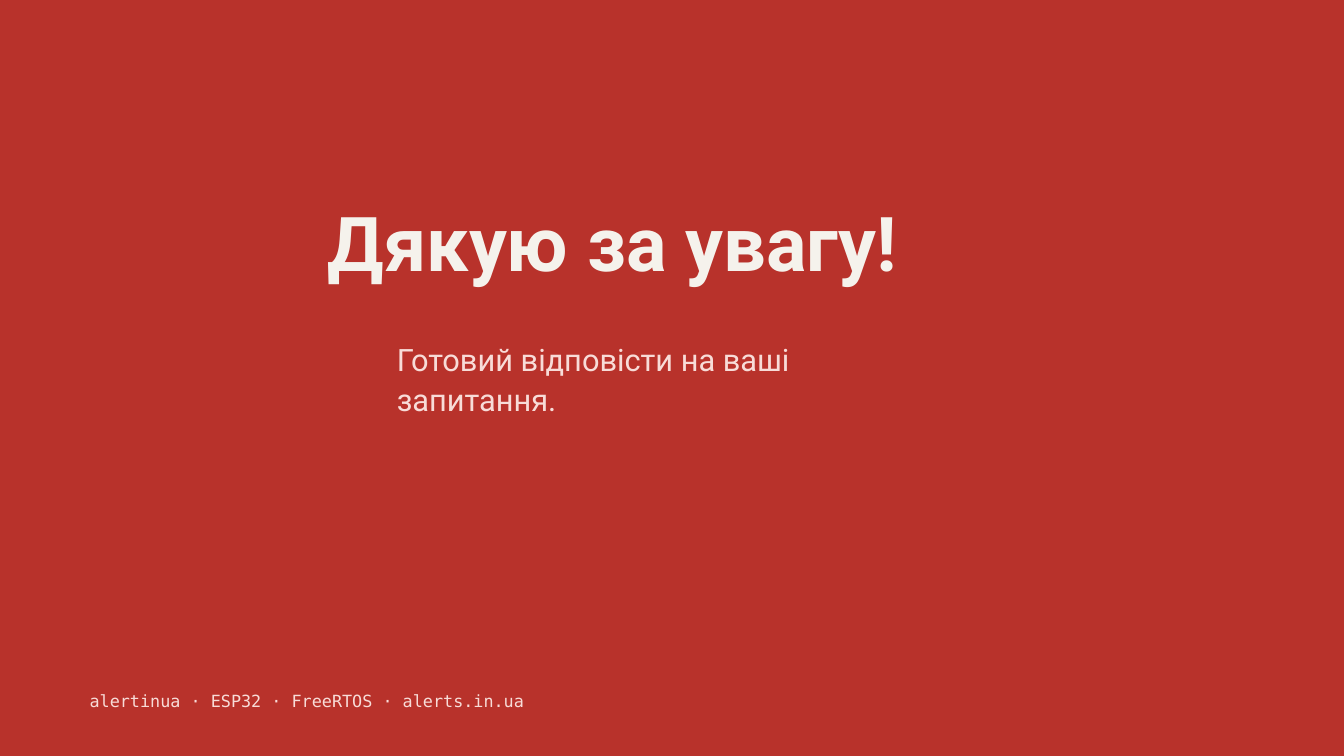
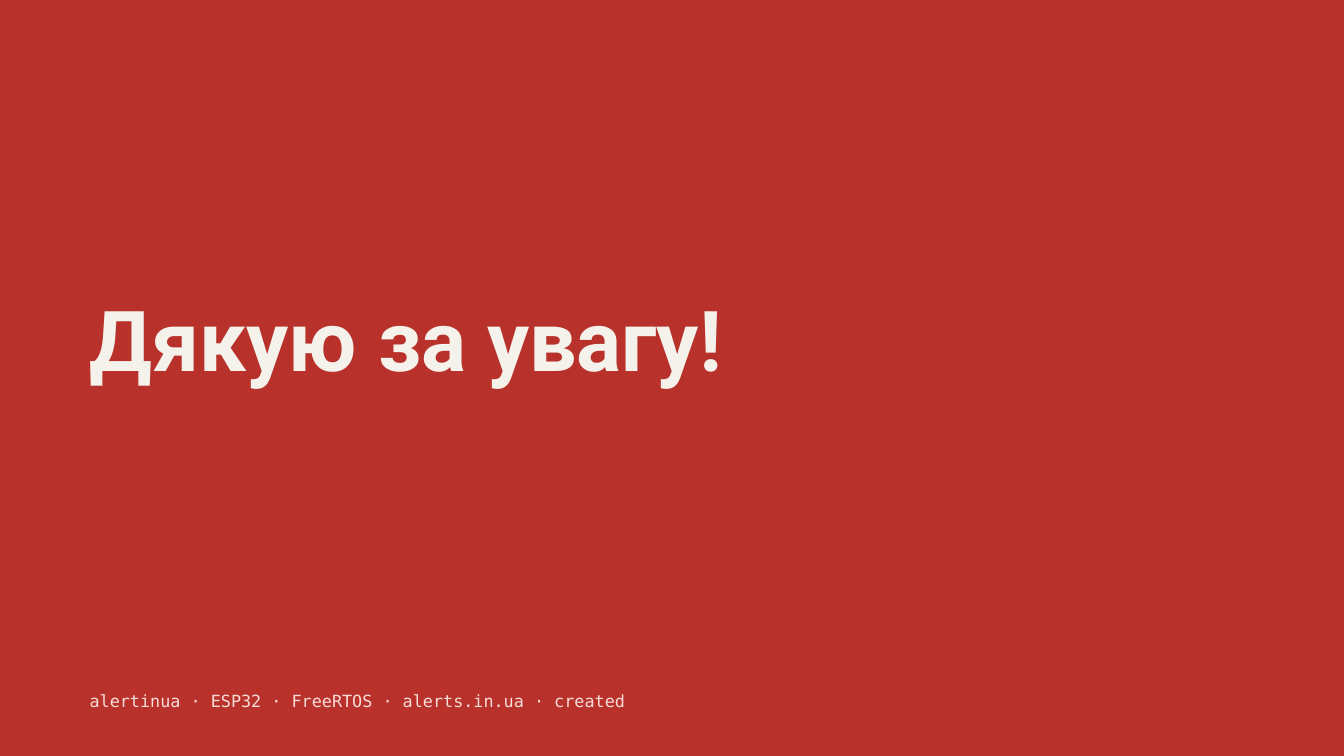
Before and after one commit to tepasha/alertinua, a slide deck: slide 13 of docs/project presentation.pptx (slide 12 before the commit). Drawn at 1344x756 pixels with LibreOffice and Linux fonts; fonts in the diff are those of the drawing. Boxes give left, top, right and bottom in pixels: in the first picture for what was removed or moved away, otherwise in the second. Text is boxed around its words. In the diff, an @@ line names an element or a change of style, - is before the commit and + after.

```diff
--- a/docs/project presentation.pptx
+++ b/docs/project presentation.pptx
@@ text "Дякую за увагу!": place and size @@
-text "Дякую за увагу!" at [328, 217, 896, 287]
+text "Дякую за увагу!" at [90, 311, 722, 389]
@@ text "Дякую за увагу!" at [90, 311, 722, 389]: size 54 to 60 pt @@
@@ text removed at [397, 349, 790, 412] @@
-Готовий відповісти на ваші запитання.
@@ text at [90, 694, 625, 707]: text changed @@
-alertinua · ESP32 · FreeRTOS · alerts.in.ua
+alertinua · ESP32 · FreeRTOS · alerts.in.ua · created
```
Also in this commit, not shown: 1 other slide changed, 1 slide added, 25 other files.
